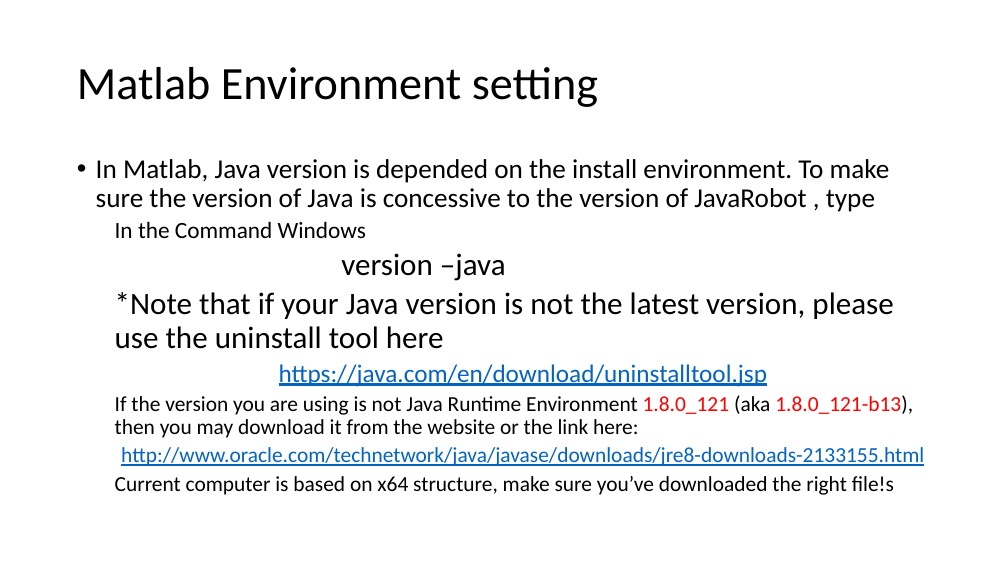
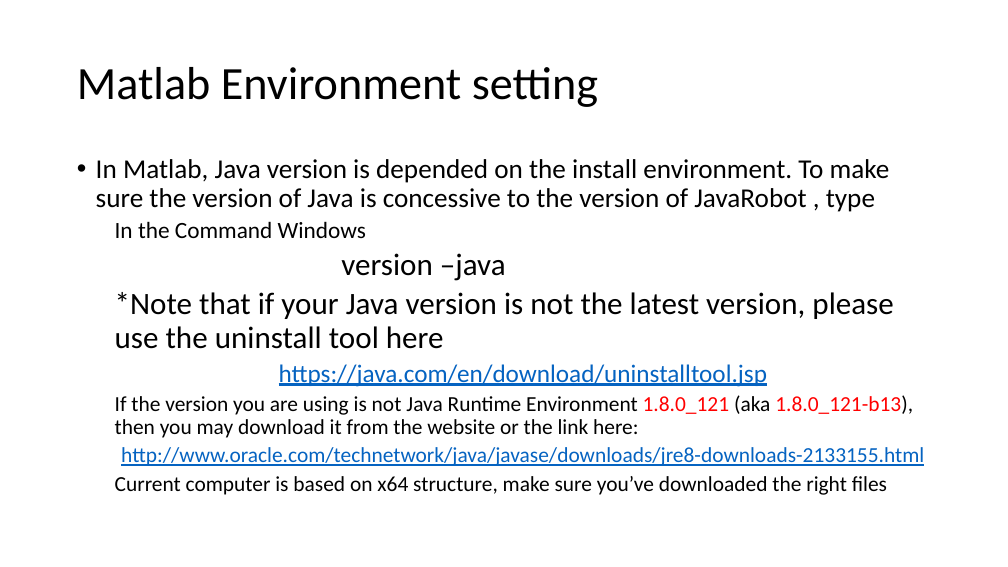
Before and after one commit to Cosas1008/JavaRobot, a slide deck: slide 6 of Matlab Setup.pptx (slide 3 before the commit). Drawn at 1008x567 pixels with LibreOffice and Linux fonts; fonts in the diff are those of the drawing. Boxes give left, top, right and bottom in pixels: in the first picture for what was removed or moved away, otherwise in the second. Text is boxed around its words. In the diff, an @@ line names an element or a change of style, - is before the commit and + after.

```diff
--- a/Matlab Setup.pptx
+++ b/Matlab Setup.pptx
@@ text at [115, 476, 887, 495]: text changed @@
-  Current computer is based on x64 structure, make sure you’ve downloaded the right file!s
+  Current computer is based on x64 structure, make sure you’ve downloaded the right files
```
Also in this commit, not shown: 3 other slides changed, 3 slides added, 1 other file.
